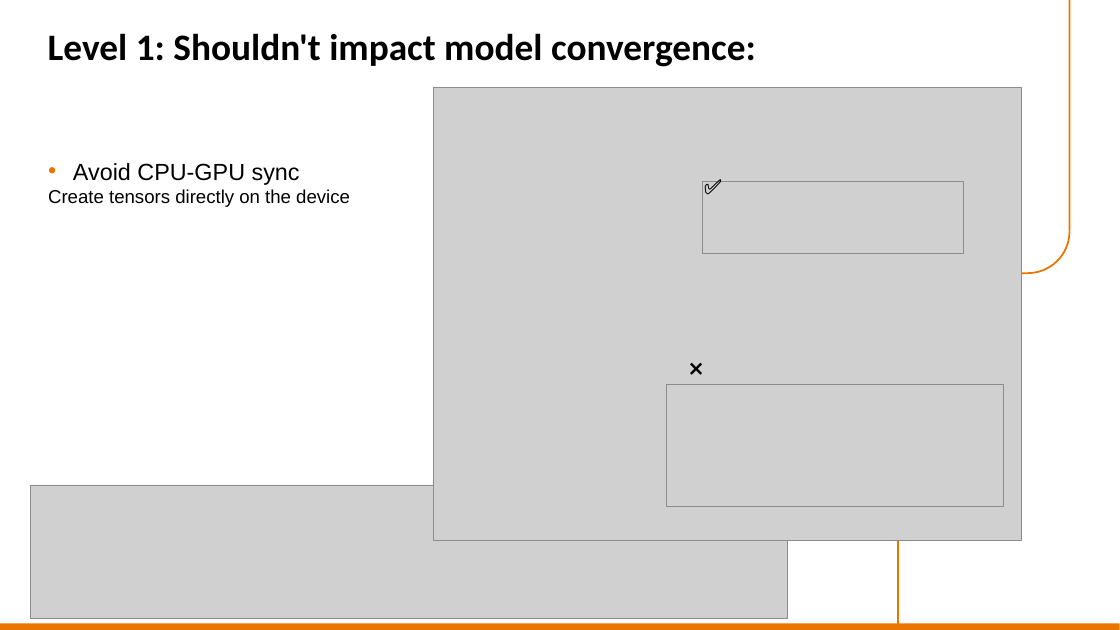
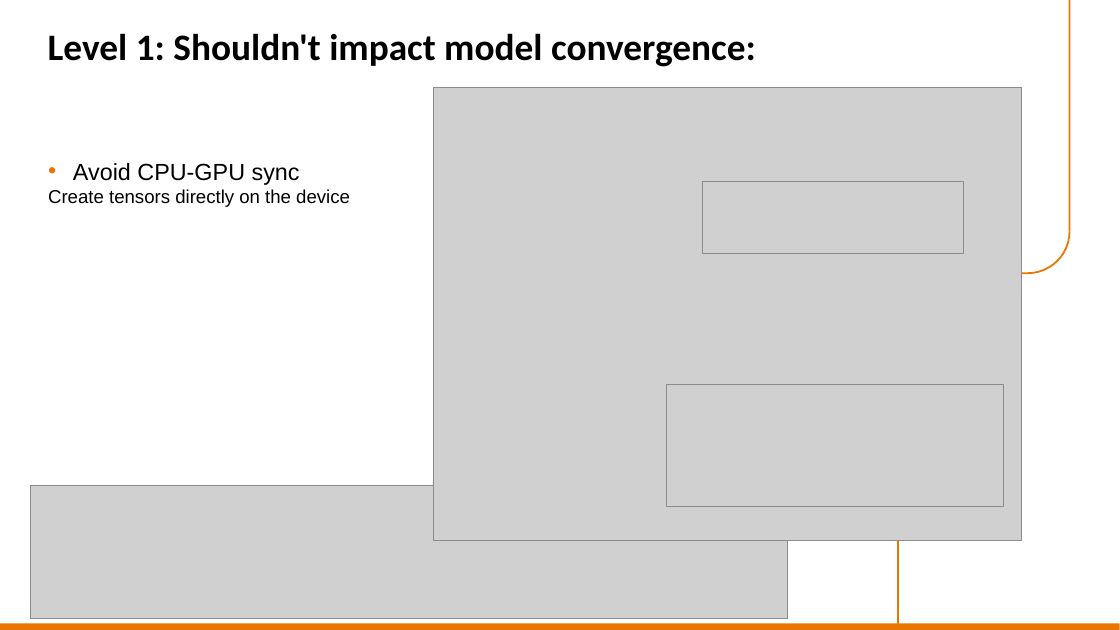
Before and after one commit to sara-nl/HPML-course-materials, a slide deck: slide 33 of Day2/slides/hardware.pptx. Drawn at 1120x630 pixels with LibreOffice and Linux fonts; fonts in the diff are those of the drawing; grey boxes stand for pictures; background and template pictures are left out. Boxes give left, top, right and bottom in pixels: in the first picture for what was removed or moved away, otherwise in the second. Text is boxed around its words. In the diff, an @@ line names an element or a change of style, - is before the commit and + after.

Commit message:
correction on slide

```diff
--- a/Day2/slides/hardware.pptx
+++ b/Day2/slides/hardware.pptx
@@ text removed at [696, 170, 771, 203] @@
-✅
@@ text removed at [681, 351, 757, 385] @@
-❌
```
